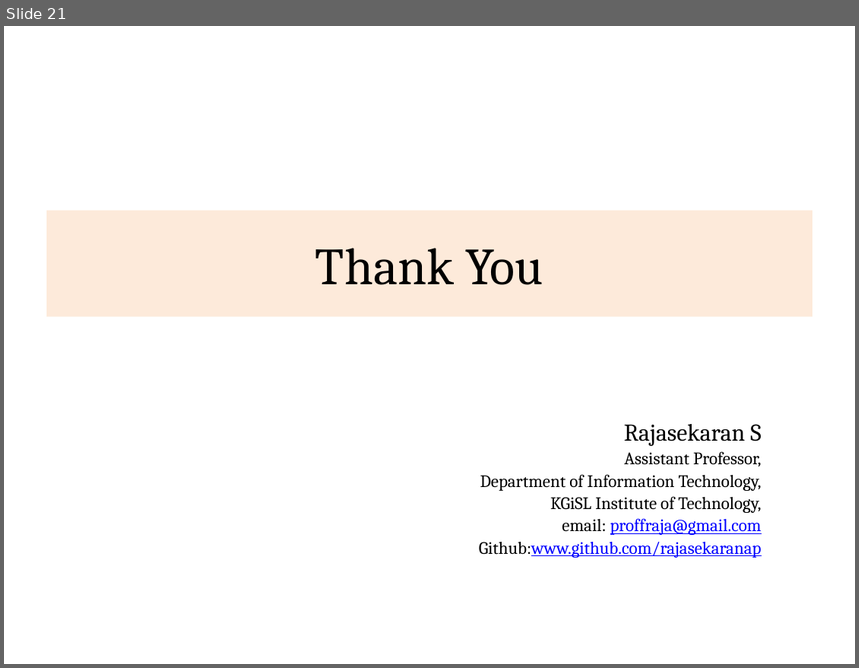
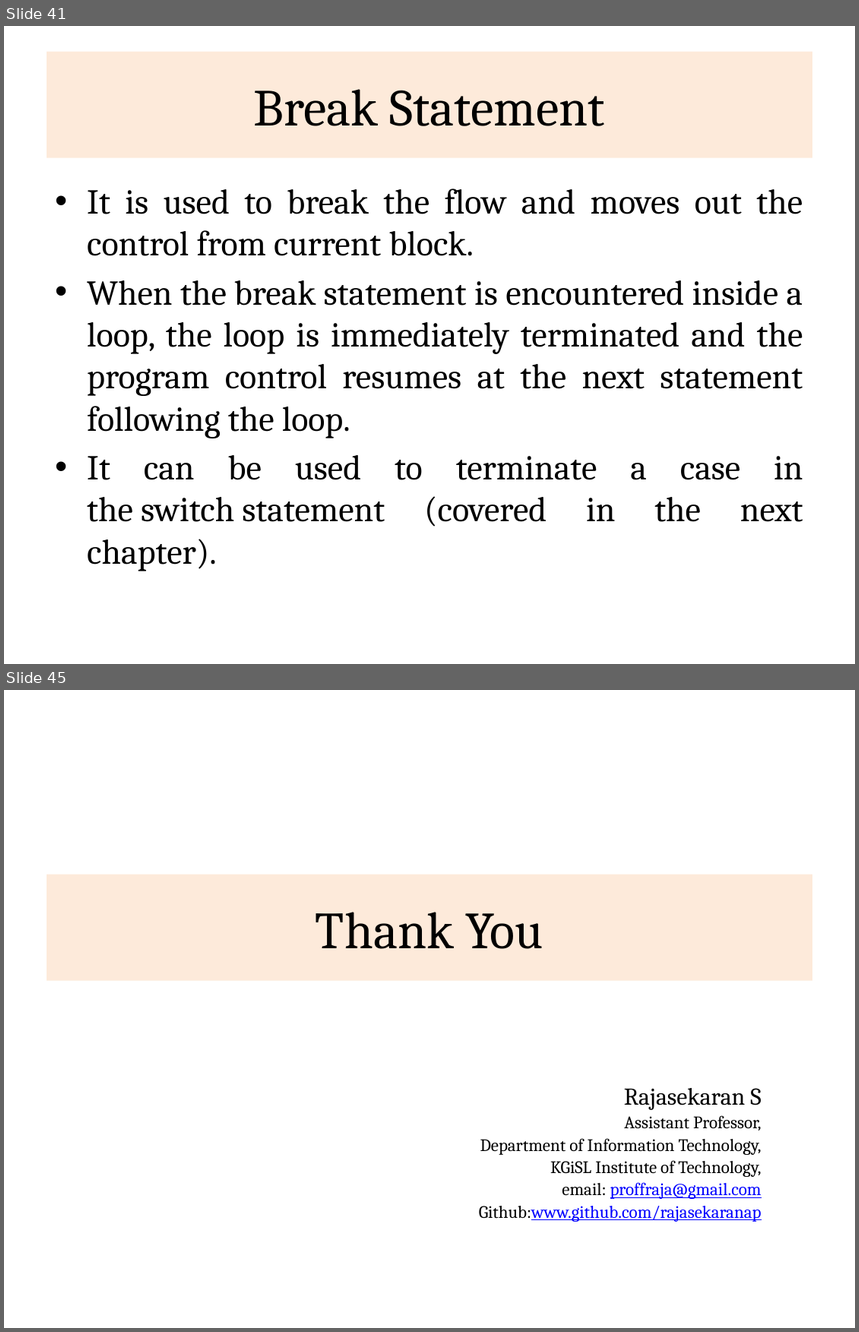
Before and after one commit to rajasekaran36/CS8392-OOPS, a slide deck: Presentations/Unit 1/CS8392-U1-10-ControlFlow_Decision.pptx. Shown one above the other, each under a label of ours: slide 21 before the commit, slides 41 and 45 after it; the slides between them are not shown. The pictures are 859x668 and 859x1332 pixels, drawn with LibreOffice and Linux fonts; fonts in the diff are those of the drawing. Boxes give left, top, right and bottom in pixels: in the first picture for what was removed or moved away, otherwise in the second. Text is boxed around its words. In the diff, an @@ line names an element or a change of style, - is before the commit and + after.

```diff
--- a/Presentations/Unit 1/CS8392-U1-10-ControlFlow_Decision.pptx
+++ b/Presentations/Unit 1/CS8392-U1-10-ControlFlow_Decision.pptx
@@ slide 41 added at (x1=4, y1=26, x2=855, y2=664), background #FFFFFF @@
@@ title added at (x1=47, y1=52, x2=813, y2=158), fill #FDEADA, 44 pt, text #000000 @@
+Break Statement
@@ text added at (x1=87, y1=189, x2=804, y2=572), 29.6 pt, text #000000 @@
+• It is used to break the flow and moves out the control from current block.
+• When the break statement is encountered inside a loop, the loop is immediately terminated and the program control resumes at the next statement following the loop.
+• It can be used to terminate a case in the switch statement (covered in the next chapter).
@@ what was slide 21 is now slide 45 @@
```
Also in this commit, not shown: 3 slides changed, 23 other slides added, 2 other files.
